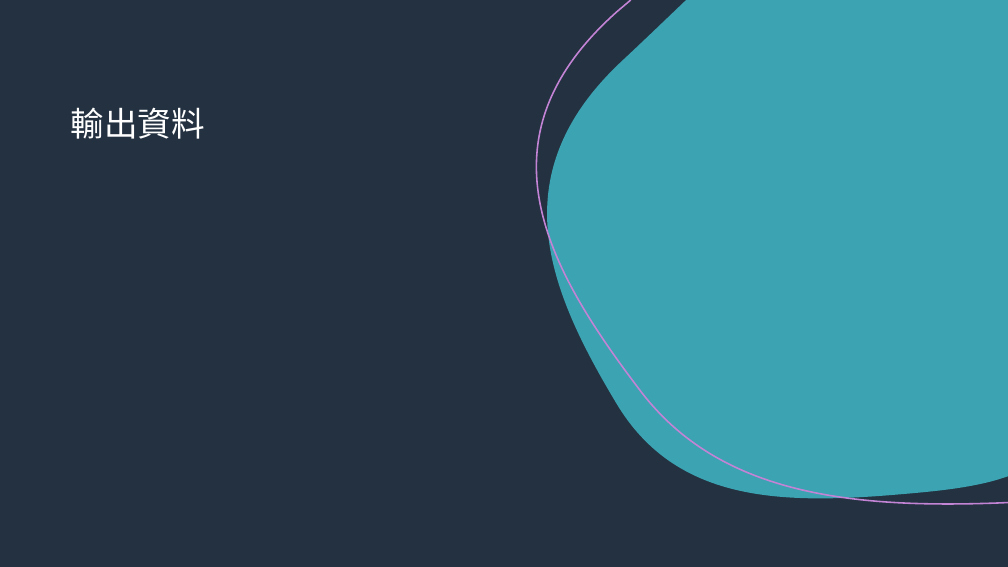
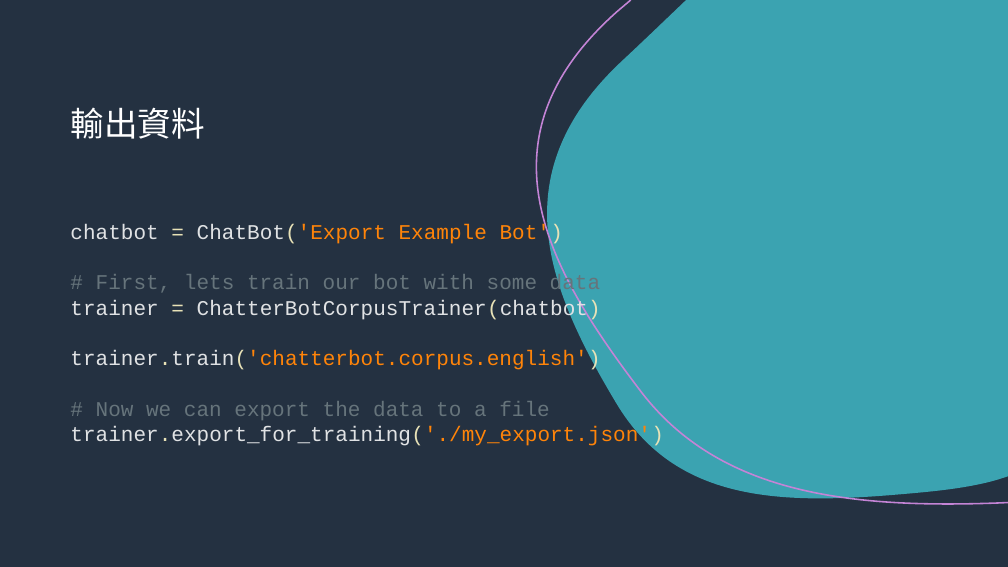
Before and after one commit to NCKU-BDA-2020/2020-NCKU-BDA-Technical-Presentation-I, a slide deck: slide 20 of ChatterBot/Chatterbot_ppt.pptx (slide 19 before the commit). Drawn at 1008x567 pixels with LibreOffice and Linux fonts; fonts in the diff are those of the drawing. Boxes give left, top, right and bottom in pixels: in the first picture for what was removed or moved away, otherwise in the second. Text is boxed around its words. In the diff, an @@ line names an element or a change of style, - is before the commit and + after.

Commit message:
Add materials of ChatterBot

```diff
--- a/ChatterBot/Chatterbot_ppt.pptx
+++ b/ChatterBot/Chatterbot_ppt.pptx
@@ text added at (x1=70, y1=224, x2=663, y2=448), 20 pt, text #E0E2E4 @@
+chatbot = ChatBot('Export Example Bot')
+# First, lets train our bot with some data
+trainer = ChatterBotCorpusTrainer(chatbot)
+trainer.train('chatterbot.corpus.english')
+# Now we can export the data to a file
+trainer.export_for_training('./my_export.json')
```
Also in this commit, not shown: 9 other slides changed, 4 slides added, 8 slides removed, 2 other files.
